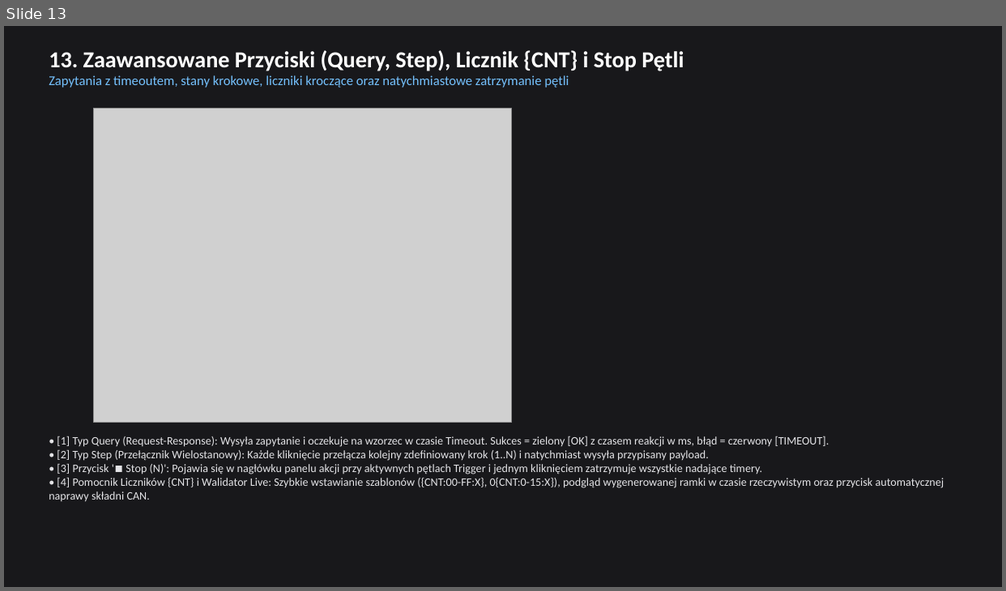
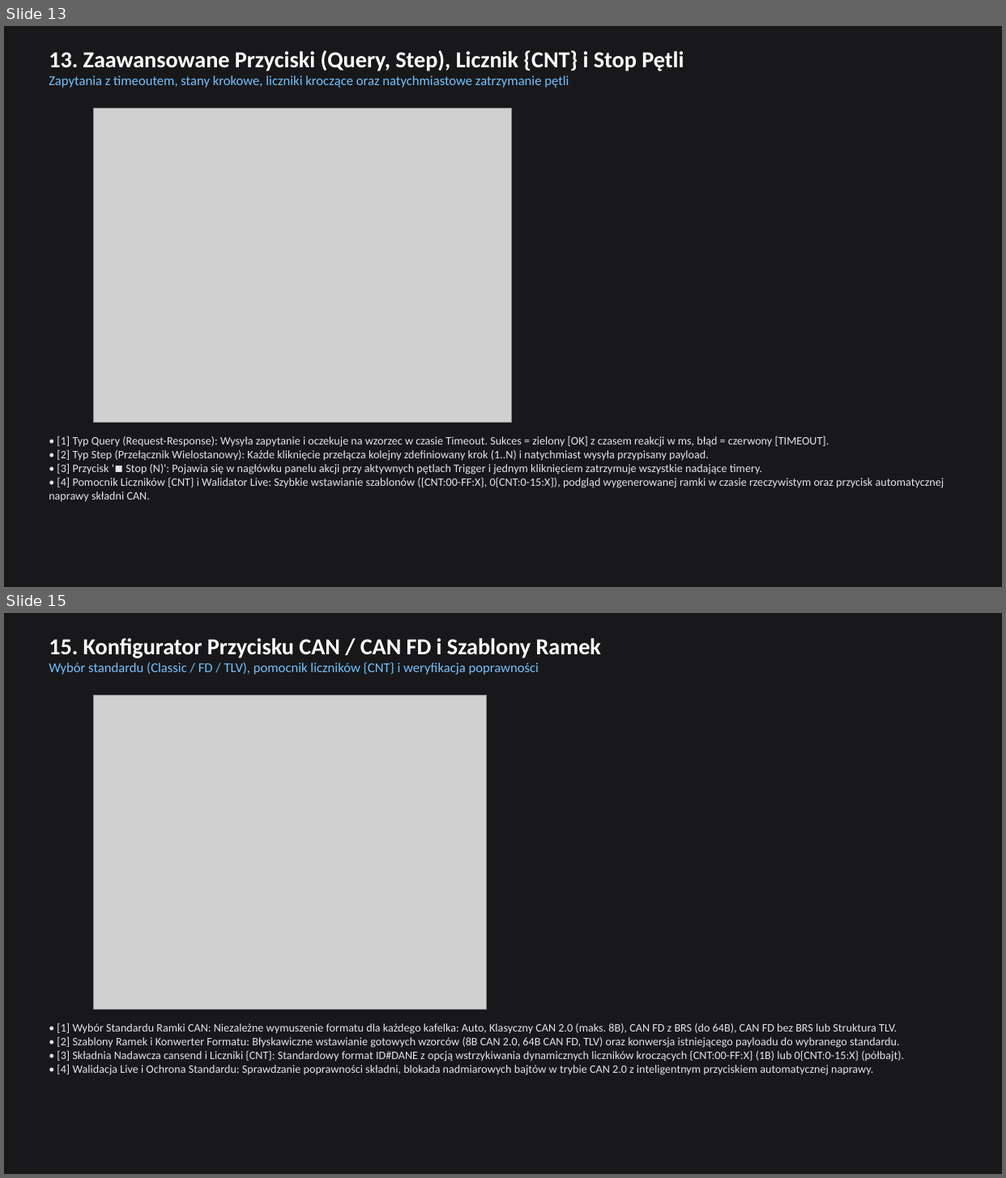
Before and after one commit to hymix/serial_commander, a slide deck: build_docs/Serial_Commander_Prezentacja.pptx. Shown one above the other, each under a label of ours: slide 13 before the commit, slides 13 and 15 after it; the slides between them are not shown. The pictures are 1006x591 and 1006x1178 pixels, drawn with LibreOffice and Linux fonts; fonts in the diff are those of the drawing; grey boxes stand for pictures. Boxes give left, top, right and bottom in pixels: in the first picture for what was removed or moved away, otherwise in the second. Text is boxed around its words. In the diff, an @@ line names an element or a change of style, - is before the commit and + after.

Commit message:
feat(v1.9.0): pełna obsługa CAN FD (candleLight / gs_usb), protokołu TLV oraz konfiguracji Sample Point
- Dodano natywne wsparcie dla adapterów candleLight / gs_usb (WinUSB / libusb) obok slcan
- Zaimplementowano hybrydową obsługę ramek Klasycznych CAN 2.0 (do 8 B) oraz CAN FD (do 64 B, BRS)
- Dodano kreator binarnych ramek TLV (ot_app_msg_tlv) do 64 B w edytorze przycisków
- Skonfigurowano domyślny Sample Point 80.0% (standard CiA 601-1 dla CAN FD) naprawiający komunikację 500k / 2M
- Dodano wybór Sample Point i dynamiczne blokowanie opcji CAN FD w ConfigEditDialog
- Naprawiono filtrowanie ramek echo TX w CanWorker oraz domyślne wyświetlanie ramek Live Watch w konsoli
- Dodano skrypty diagnostyczne (tests/step1-3), narzędzie Zadig oraz zaktualizowano INSTRUKCJA.md i prezentację

```diff
--- a/build_docs/Serial_Commander_Prezentacja.pptx
+++ b/build_docs/Serial_Commander_Prezentacja.pptx
@@ slide 15 added at [4,613,1002,1174], background #18181B @@
@@ text added at [49,638,601,675], 13 pt, text #74C0FC @@
+15. Konfigurator Przycisku CAN / CAN FD i Szablony Ramek
+Wybór standardu (Classic / FD / TLV), pomocnik liczników {CNT} i weryfikacja poprawności
@@ picture added at [94,696,487,1010] @@
@@ text added at [57,1023,904,1076], 11 pt, text #E4E4E7 @@
+• [1] Wybór Standardu Ramki CAN: Niezależne wymuszenie formatu dla każdego kafelka: Auto, Klasyczny CAN 2.0 (maks. 8B), CAN FD z BRS (do 64B), CAN FD bez BRS lub Struktura TLV.
+• [2] Szablony Ramek i Konwerter Formatu: Błyskawiczne wstawianie gotowych wzorców (8B CAN 2.0, 64B CAN FD, TLV) oraz konwersja istniejącego payloadu do wybranego standardu.
+• [3] Składnia Nadawcza cansend i Liczniki {CNT}: Standardowy format ID#DANE z opcją wstrzykiwania dynamicznych liczników kroczących {CNT:00-FF:X} (1B) lub 0{CNT:0-15:X} (półbajt).
+• [4] Walidacja Live i Ochrona Standardu: Sprawdzanie poprawności składni, blokada nadmiarowych bajtów w trybie CAN 2.0 z inteligentnym przyciskiem automatycznej naprawy.
```
Also in this commit, not shown: 2 other slides added, 14 other files.
